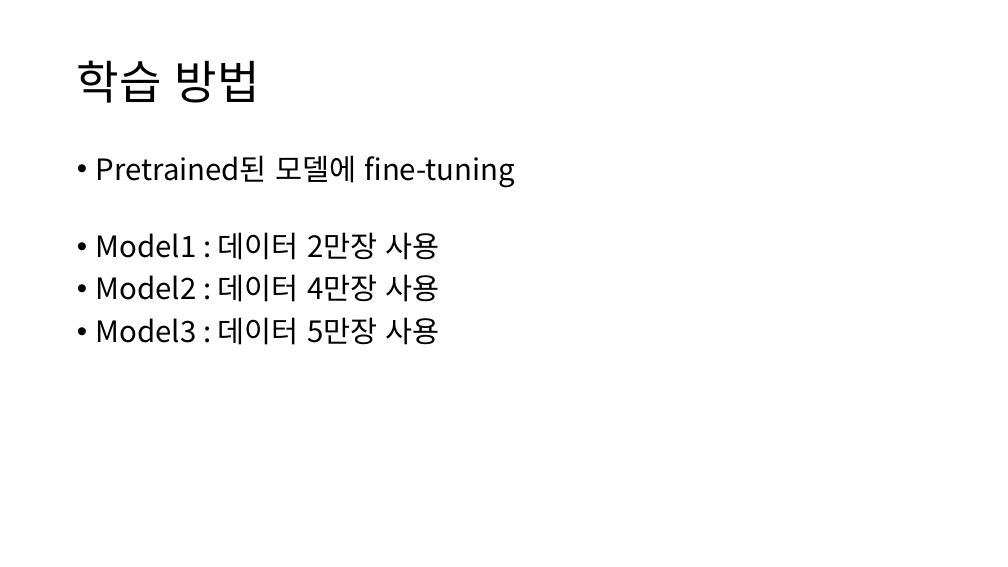
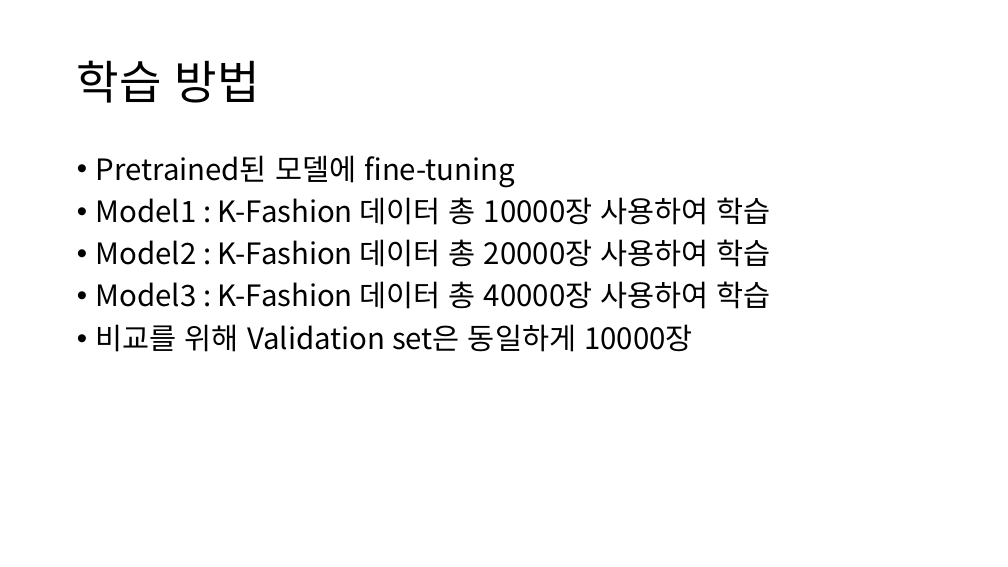
Before and after one commit to Playdata-G-DA35/DA35-final-team2-Item_Classification_RPA, a slide deck: slide 7 of documents/Clothes Detection 모델 보고서.pptx (slide 9 before the commit). Drawn at 1008x567 pixels with LibreOffice and Linux fonts; fonts in the diff are those of the drawing. Boxes give left, top, right and bottom in pixels: in the first picture for what was removed or moved away, otherwise in the second. Text is boxed around its words. In the diff, an @@ line names an element or a change of style, - is before the commit and + after.

```diff
--- a/documents/Clothes Detection 모델 보고서.pptx
+++ b/documents/Clothes Detection 모델 보고서.pptx
@@ text at [96, 197, 771, 352]: text changed @@
-• Model1 : 데이터 2만장 사용
-• Model2 : 데이터 4만장 사용
-• Model3 : 데이터 5만장 사용
+• Model1 : K-Fashion 데이터 총 10000장 사용하여 학습
+• Model2 : K-Fashion 데이터 총 20000장 사용하여 학습
+• Model3 : K-Fashion 데이터 총 40000장 사용하여 학습
+• 비교를 위해 Validation set은 동일하게 10000장
```
Also in this commit, not shown: 7 other slides changed, 4 slides added, 1 slide removed, 1 other file.
